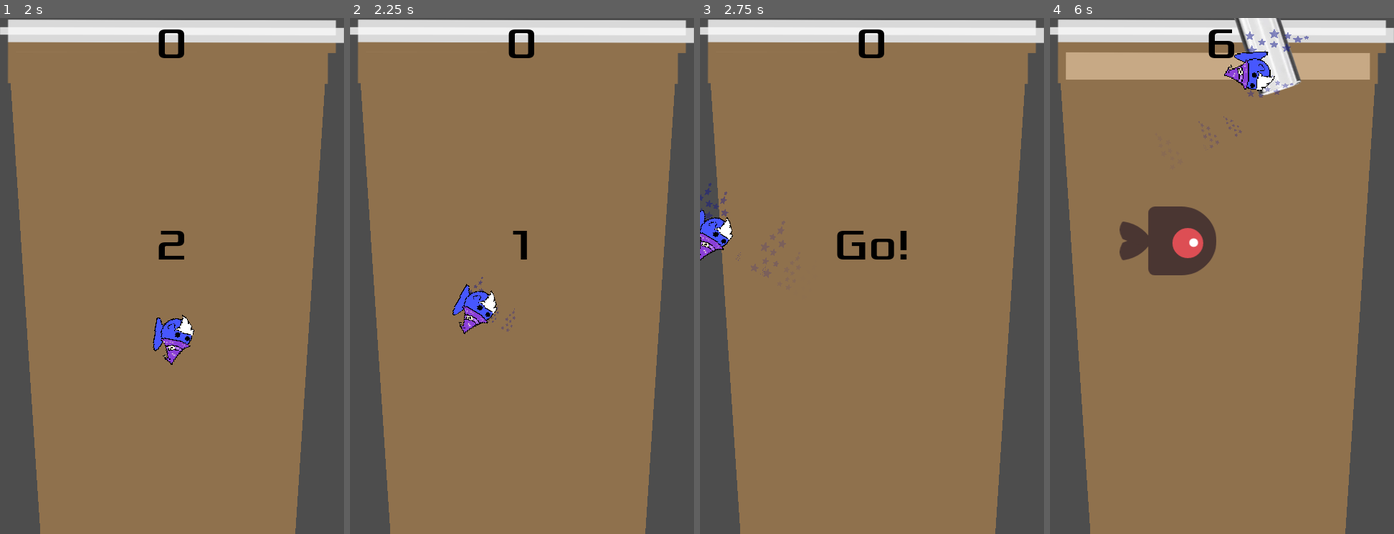
Above: before the commit, frames 1-4 (left to right).
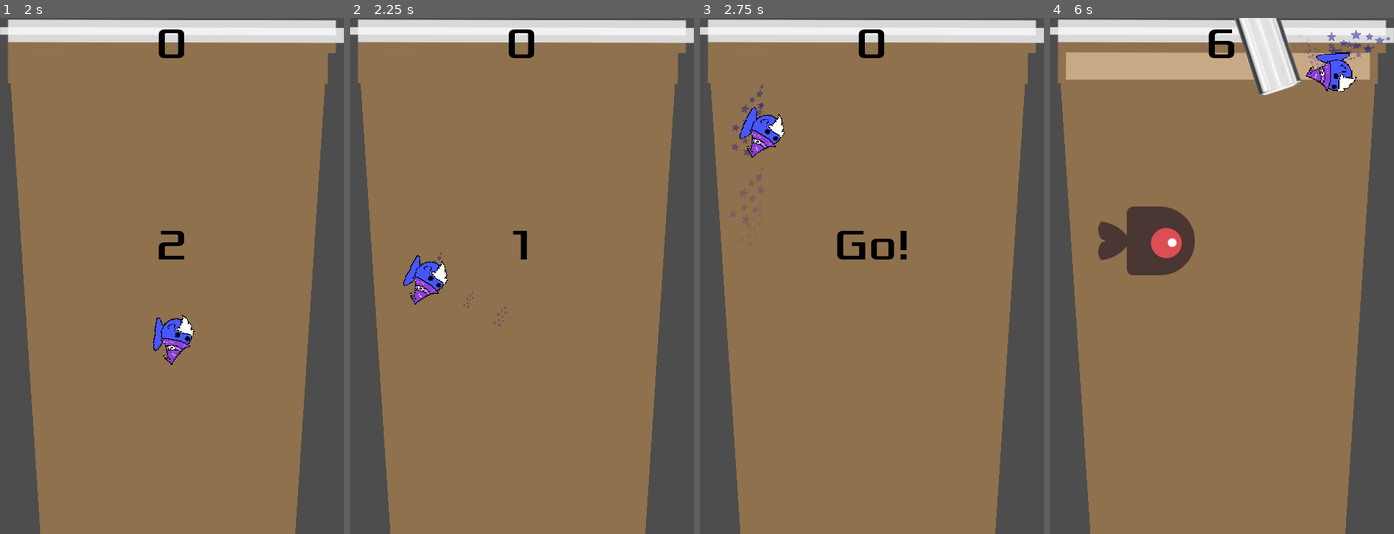
Above: after the commit, the same moments.

Repository: PaulThomasRowe/boba-tea-wizardry
Game: Godot game, scene res://main.tscn
Same seed, same stepped clock (60 frames per second), same inputs: the game is played once before the commit and once after it. This scene is started directly instead of the project's main scene. Sound files missing from this copy of the repository are replaced by a short silence.
Inputs (mouse positions are in pixels of both pictures, inside the frame that each line leads up to):
- Up to frame 1 (2 s): click "Start" at 0.5 s; tap Enter (start_game) at 1.25 s; move the mouse to (247, 250) at 1.27 s; hold D (move_right) from 1.28 s (still down); hold Enter (start_game) from 1.28 s (still down); click (247, 250) at 1.42 s
- Up to frame 2 (2.25 s): move the mouse to (453, 301) at 2.02 s; release D (move_right) at 2.03 s; release Enter (start_game) at 2.03 s; hold S (move_down) from 2.03 s (still down); tap F (test_immunity) at 2.1 s
- Up to frame 3 (2.75 s): keep holding S (move_down)
- Up to frame 4 (6 s): move the mouse to (1256, 162) at 2.77 s; release S (move_down) at 2.78 s; hold D (move_right) 2.78-3.53 s; tap one key every 0.75 s from 2.85 s: G (test_speed) Enter (start_game) F (test_immunity) G (test_speed); move the mouse to (1204, 379) at 3.52 s; hold W (move_up) 3.53-4.28 s; click (1204, 379) at 3.67 s; move the mouse to (1325, 353) at 4.27 s; hold A (move_left) 4.28-5.78 s; move the mouse to (1118, 198) at 5.02 s; move the mouse to (1239, 276) at 5.77 s; hold S (move_down) from 5.78 s (still down); hold Enter (start_game) from 5.78 s (still down); click (1239, 276) at 5.92 s

Frame 1 is identical in both runs. In frame 2, 1.5% of the frame differs, in the area x 15-49%, y 45-62%; in frame 3, 1.6%; in frame 4, 4.3%, in the area x 13-99%, y 2-50%.

Commit message:
fix: make wizard only move inside the milktea

Diff:
--- a/main.gd
+++ b/main.gd
@@ -37,8 +37,8 @@
 	score = 0
 	milk_tea_level = 1.0
 
-	# Place the player in the start position
-	$Player.start($StartPosition.position, $HUD/MilkTeaLevel)
+	# Place the player in the start position and pass the boundaries
+	$Player.start($StartPosition.position, $HUD/MilkTeaLevel, milk_tea_left_boundary, milk_tea_right_boundary)
 	$Player.show()
 	$StartTimer.start()
 
@@ -75,7 +75,7 @@
 
 func update_milk_tea_boundaries():
 	var viewport_size = get_viewport().size
-	var cup_width = 200  # Adjust this to your cup's width
+	var cup_width = 300  # Adjust this to your cup's width
 	milk_tea_left_boundary = (viewport_size.x - cup_width) / 2
 	milk_tea_right_boundary = milk_tea_left_boundary + cup_width
 
@@ -88,6 +88,11 @@
 			boba.position.x = milk_tea_left_boundary
 		elif boba.position.x > milk_tea_right_boundary:
 			boba.position.x = milk_tea_right_boundary
+
+func update_player_boundaries():
+	$Player.left_boundary = milk_tea_left_boundary
+	$Player.right_boundary = milk_tea_right_boundary
+	$Player.update_vertical_boundaries()
 
 func start_countdown():
 	$HUD.show_message("Get Ready")
@@ -151,6 +156,7 @@
 	$HUD.update_milk_tea_level(milk_tea_level)
 	update_milk_tea_boundaries()
 	update_boba_positions()
+	update_player_boundaries()
 	if milk_tea_level <= 0:
 		game_over()
 
--- a/player.gd
+++ b/player.gd
@@ -22,6 +22,10 @@
 var player_slowdown_rotation_modifier = 0.4
 
 var milk_tea_level: Control
+var left_boundary: float
+var right_boundary: float
+var top_boundary: float
+var bottom_boundary: float
 
 func _ready():
 	$Trail.show_behind_parent
@@ -52,13 +56,16 @@
 	else:
 		$AnimatedSprite2D.stop()
 
+	# Calculate new position
+	var new_position = position + velocity * delta
+
+	# Clamp the player's position within the boundaries
+	new_position.x = clamp(new_position.x, left_boundary, right_boundary)
+	new_position.y = clamp(new_position.y, top_boundary, bottom_boundary)
+
+	# Update position
+	position = new_position
 	position += velocity * delta
-
-	# Clamp the player's position within the MilkTeaLevel boundaries
-	if milk_tea_level:
-		var mtl_rect = milk_tea_level.get_global_rect()
-		position.x = clamp(position.x, mtl_rect.position.x, mtl_rect.end.x)
-		position.y = clamp(position.y, mtl_rect.position.y, mtl_rect.end.y)
 
 	if velocity.x != 0:
 		$AnimatedSprite2D.animation = &"default"
@@ -72,7 +79,6 @@
 		$Trail.visible = true
 	else:
 		$Trail.visible = false
-
 
 func calculate_rotation(rotation_direction, delta):
 	var player_rotation_modifier = player_base_movement_modifier
@@ -93,11 +99,19 @@
 	velocity = (player_direction * player_base_speed * transform.y) * player_speed_modifier
 	return velocity
 
-func start(pos, mtl: Control):
+func start(pos, mtl: ColorRect, left: float, right: float):
 	position = pos
 	show()
 	$CollisionShape2D.disabled = false
 	milk_tea_level = mtl
+	left_boundary = left
+	right_boundary = right
+	update_vertical_boundaries()
+
+func update_vertical_boundaries():
+	var fill_amount = milk_tea_level.material.get_shader_parameter("fill_amount")
+	top_boundary = milk_tea_level.global_position.y + milk_tea_level.size.y * (1 - fill_amount)
+	bottom_boundary = milk_tea_level.global_position.y + milk_tea_level.size.y
 
 func grant_immunity():
 	player_immune = true
Not shown: 1 places in falling_boba.tscn that only renumber resources
Not shown: 1 places in main.tscn that only renumber resources
